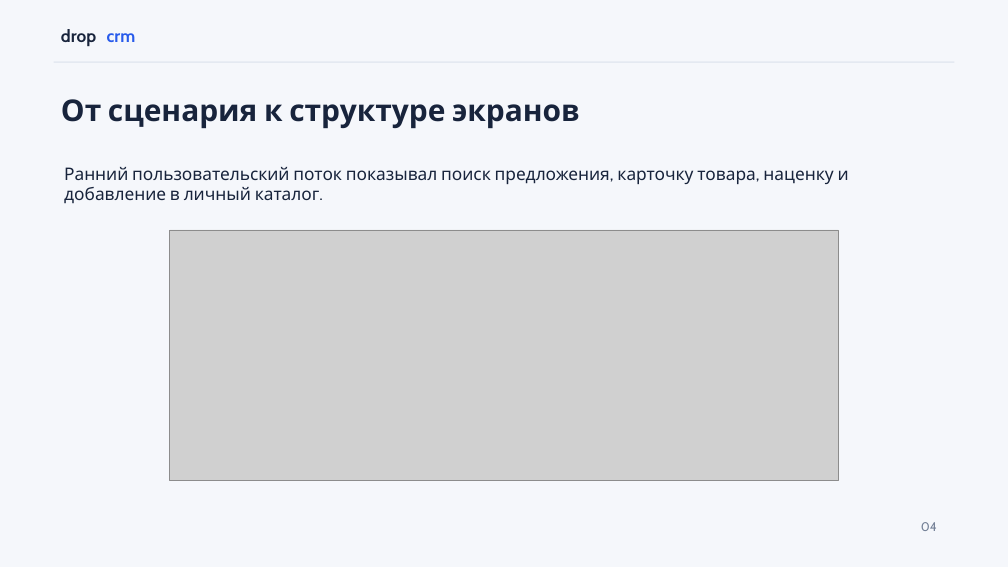
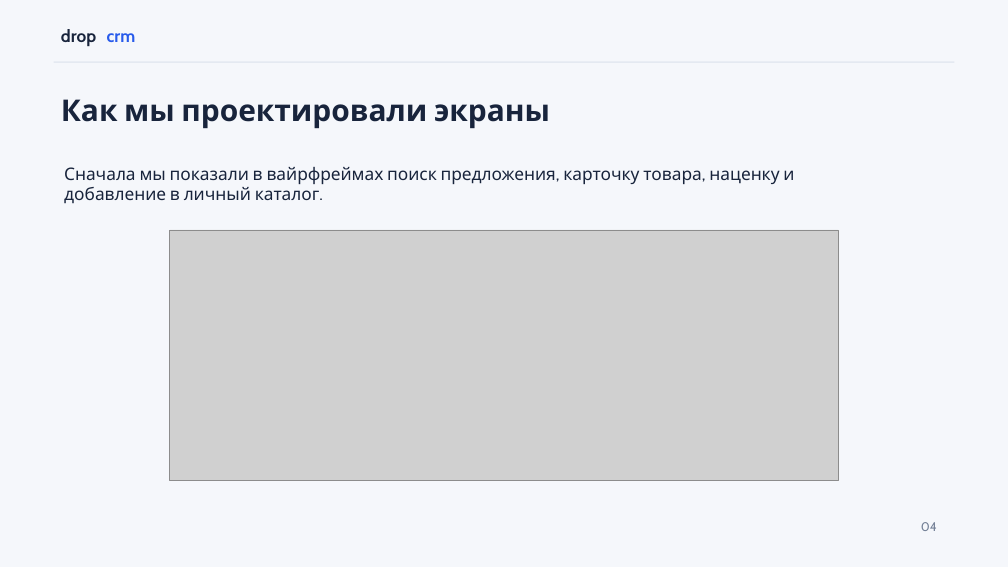
Before and after one commit to wertyqazx/DropCRM, a slide deck: slide 4 of DropCRM_Presentation_2026.pptx. Drawn at 1008x567 pixels with LibreOffice and Linux fonts; fonts in the diff are those of the drawing; grey boxes stand for pictures. Boxes give left, top, right and bottom in pixels: in the first picture for what was removed or moved away, otherwise in the second. Text is boxed around its words. In the diff, an @@ line names an element or a change of style, - is before the commit and + after.

```diff
--- a/DropCRM_Presentation_2026.pptx
+++ b/DropCRM_Presentation_2026.pptx
@@ text at <box>61,99,550,129</box>: text changed @@
-От сценария к структуре экранов
+Как мы проектировали экраны
@@ text at <box>64,167,794,203</box>: text changed @@
-Ранний пользовательский поток показывал поиск предложения, карточку товара, наценку и добавление в личный каталог.
+Сначала мы показали в вайрфреймах поиск предложения, карточку товара, наценку и добавление в личный каталог.
```
Also in this commit, not shown: 7 other slides changed, 5 other files.
